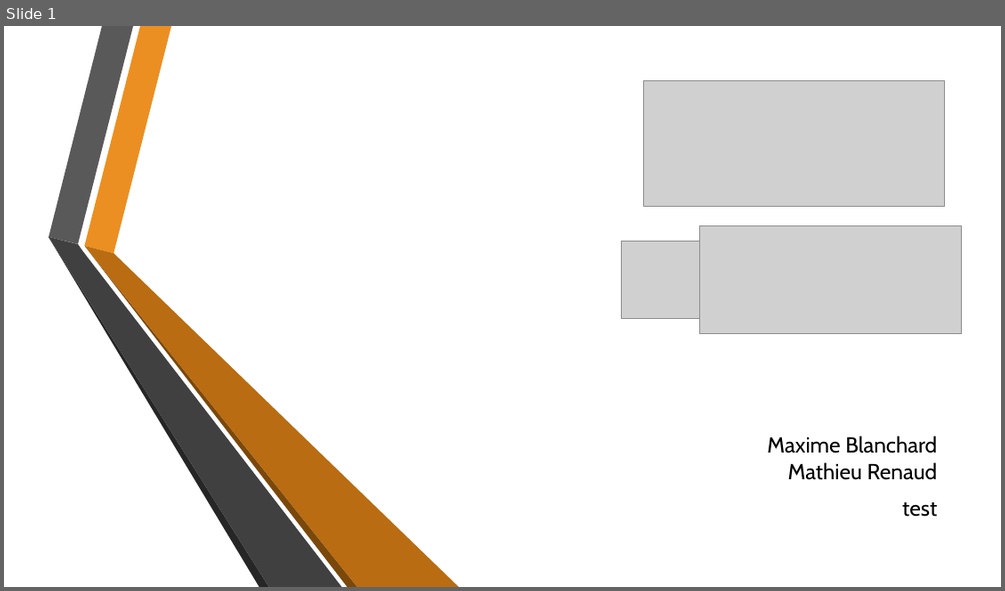
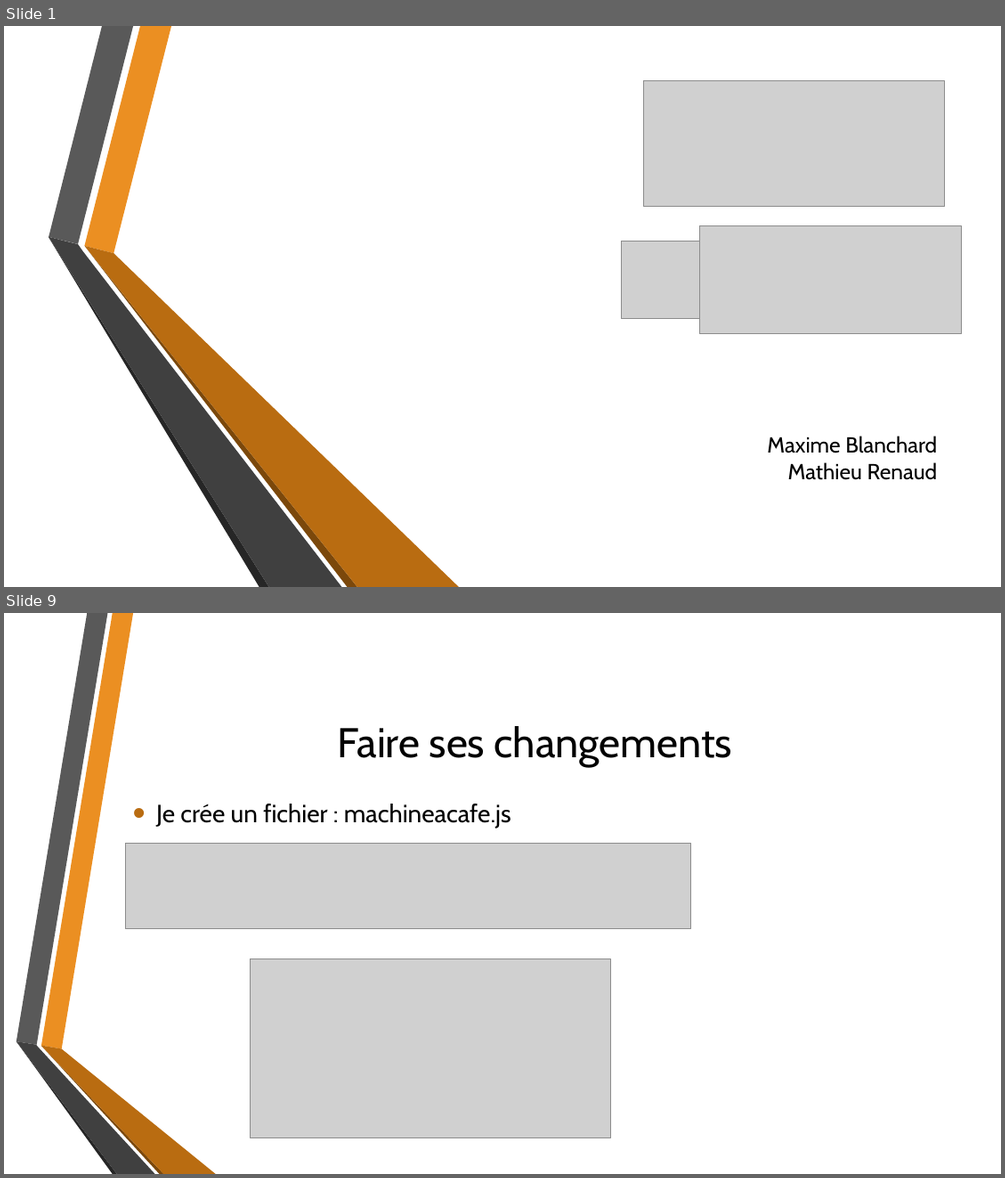
Before and after one commit to MatRenaud/Tptravailinfo, a slide deck: GitPresentation.pptx. Shown one above the other, each under a label of ours: slide 1 before the commit, slides 1 and 9 after it; the slides between them are not shown. The pictures are 1005x591 and 1005x1178 pixels, drawn with LibreOffice and Linux fonts; fonts in the diff are those of the drawing; grey boxes stand for pictures; background and template pictures are left out. Boxes give left, top, right and bottom in pixels: in the first picture for what was removed or moved away, otherwise in the second. Text is boxed around its words. In the diff, an @@ line names an element or a change of style, - is before the commit and + after.

```diff
--- a/GitPresentation.pptx
+++ b/GitPresentation.pptx
@@ slide 9 added at [4, 613, 1001, 1174], background picture (left out) @@
@@ title added at [338, 726, 732, 767], 40 pt, text #000000 @@
+Faire ses changements
@@ text added at [156, 803, 511, 827], 24 pt, text #000000 @@
+• Je crée un fichier : machineacafe.js
@@ picture added at [125, 843, 690, 929] @@
@@ picture added at [251, 959, 611, 1138] @@
@@ group added at [16, 613, 216, 1174]: 6 freeform shapes @@
@@ slide 1 changed as well @@
@@ subtitle at [902, 502, 937, 516]: paragraph removed @@
-test
```
Also in this commit, not shown: 14 other slides added, 2 other files.
